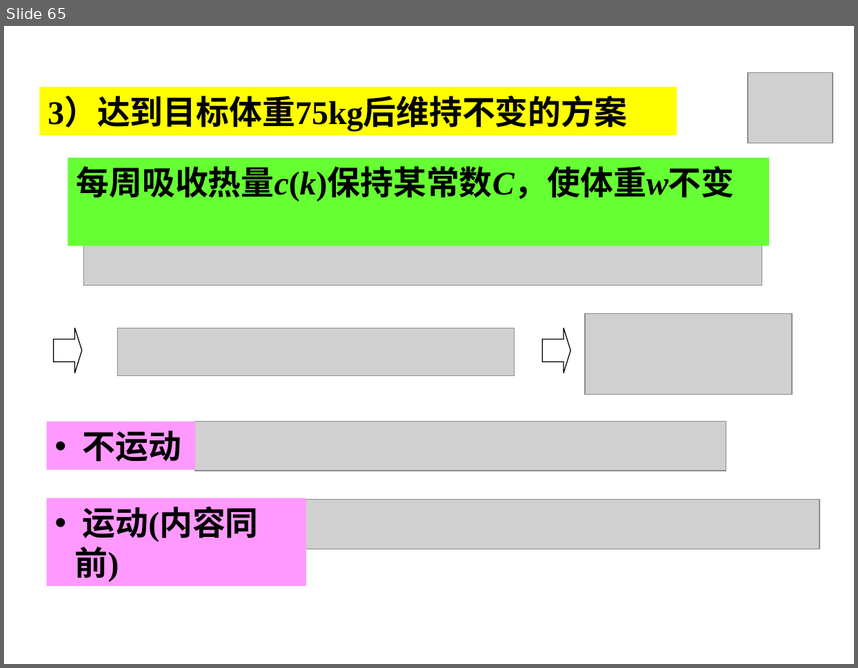
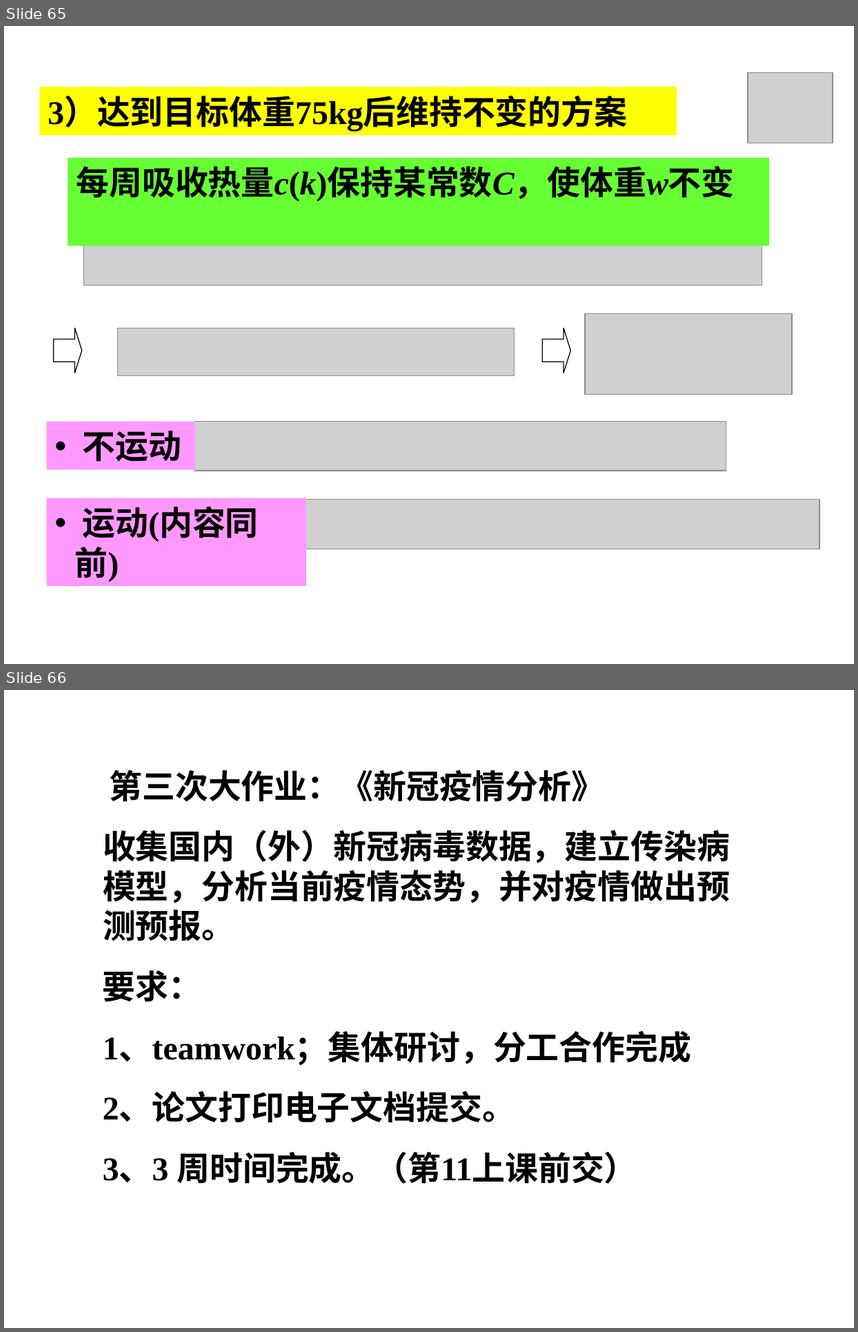
Before and after one commit to yhzhu99/MathModeling, a slide deck: 课件/7代数方程与差分方程模型.ppt. Shown one above the other, each under a label of ours: slide 65 before the commit, slides 65 and 66 after it. The pictures are 858x668 and 858x1332 pixels, drawn with LibreOffice and Linux fonts; fonts in the diff are those of the drawing; grey boxes stand for pictures; background and template pictures are left out. Boxes give left, top, right and bottom in pixels: in the first picture for what was removed or moved away, otherwise in the second. Text is boxed around its words. In the diff, an @@ line names an element or a change of style, - is before the commit and + after.

```diff
--- a/课件/7代数方程与差分方程模型.ppt
+++ b/课件/7代数方程与差分方程模型.ppt
@@ slide 66 added at [4,690,854,1328], background picture (left out) @@
@@ text added at [110,770,605,802], 28 pt, text #000000, bold @@
+第三次大作业：《新冠疫情分析》
@@ text added at [103,830,730,941], 28 pt, text #000000, bold @@
+收集国内（外）新冠病毒数据，建立传染病模型，分析当前疫情态势，并对疫情做出预测预报。
@@ text added at [103,970,691,1183], 28 pt, text #000000, bold @@
+要求：
+1、teamwork；集体研讨，分工合作完成
+2、论文打印电子文档提交。
+3、3 周时间完成。（第11上课前交）
```
Also in this commit, not shown: 13 slides changed, 1 other file.
